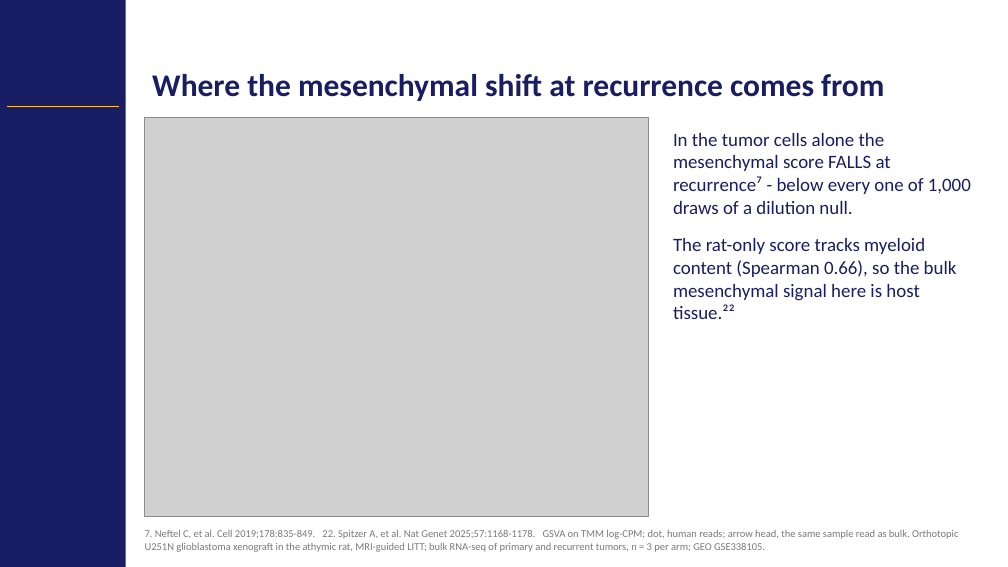
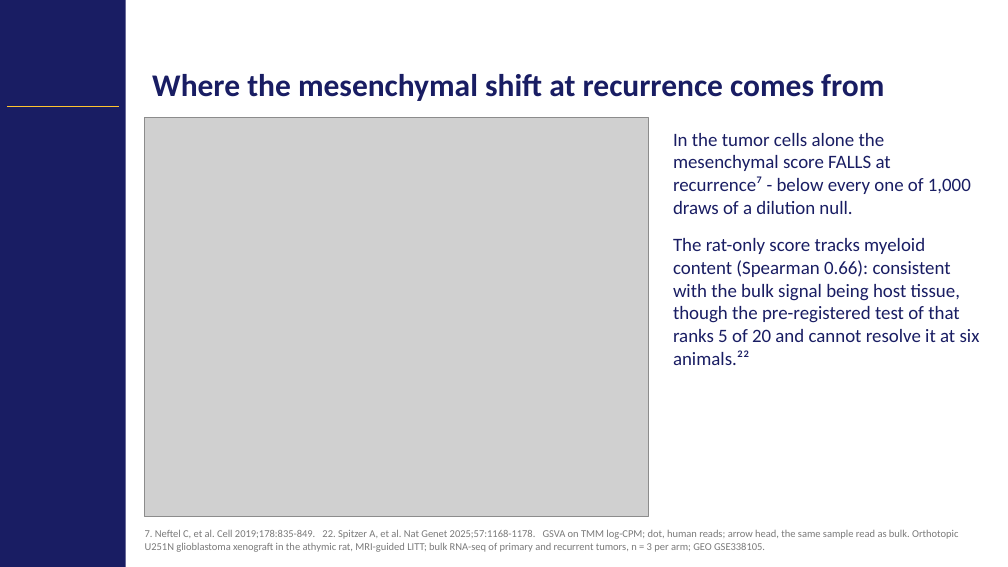
Before and after one commit to Gregory-Schwing-MD-PhD/u251-xenograft-rat-RNASeq-study, a slide deck: slide 15 of SLIDES/CNS2026_Schwing_Abstract418_CNStemplate_v6.pptx (slide 14 before the commit). Drawn at 1008x567 pixels with LibreOffice and Linux fonts; fonts in the diff are those of the drawing; grey boxes stand for pictures; background and template pictures are left out. Boxes give left, top, right and bottom in pixels: in the first picture for what was removed or moved away, otherwise in the second. Text is boxed around its words. In the diff, an @@ line names an element or a change of style, - is before the commit and + after.

```diff
--- a/SLIDES/CNS2026_Schwing_Abstract418_CNStemplate_v6.pptx
+++ b/SLIDES/CNS2026_Schwing_Abstract418_CNStemplate_v6.pptx
@@ text at bbox=[673, 238, 980, 365]: text changed @@
-The rat-only score tracks myeloid content (Spearman 0.66), so the bulk mesenchymal signal here is host tissue.²²
+The rat-only score tracks myeloid content (Spearman 0.66): consistent with the bulk signal being host tissue, though the pre-registered test of that ranks 5 of 20 and cannot resolve it at six animals.²²
```
Also in this commit, not shown: 5 other slides changed, 1 slide added, 8 other files.
